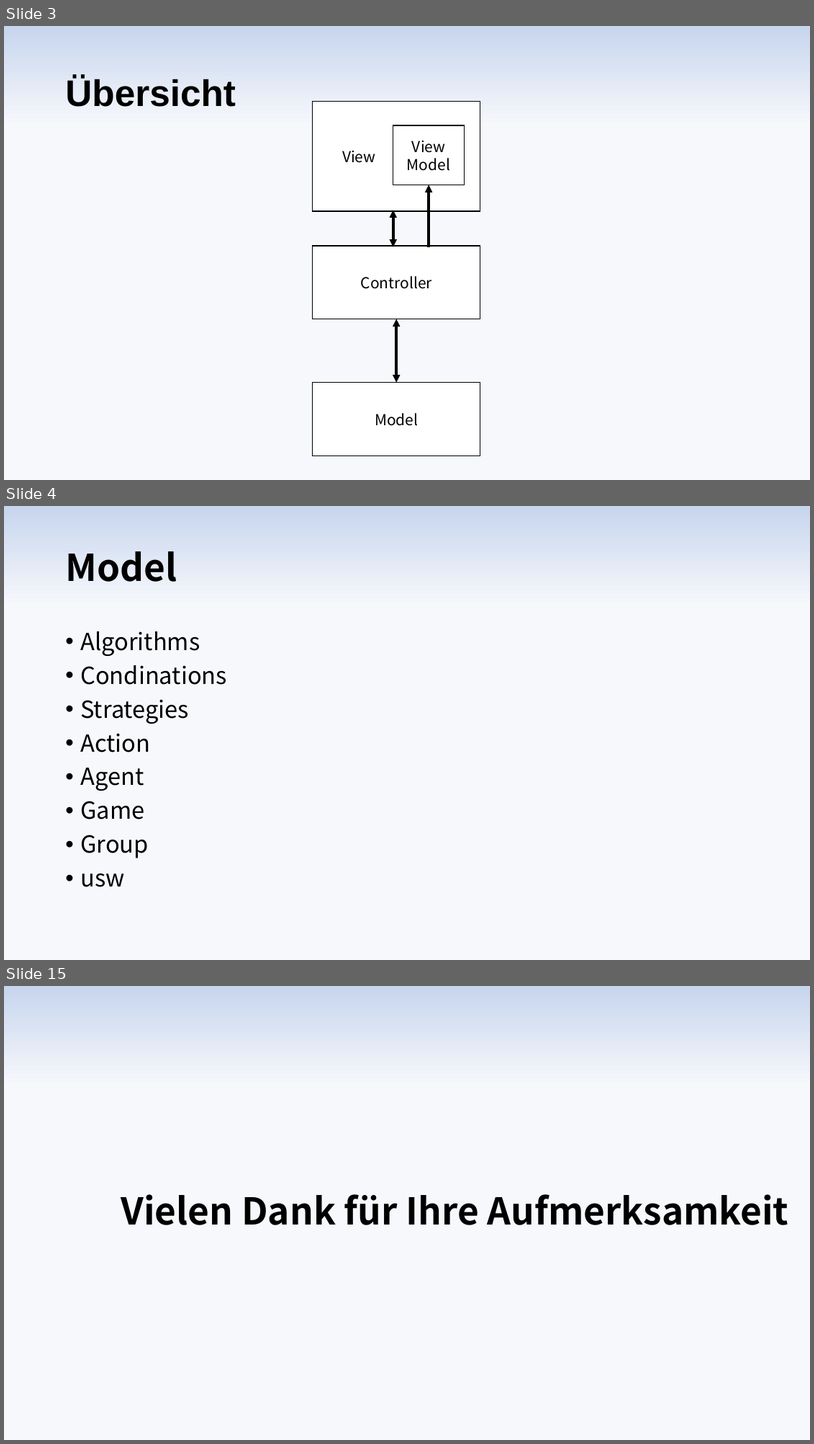
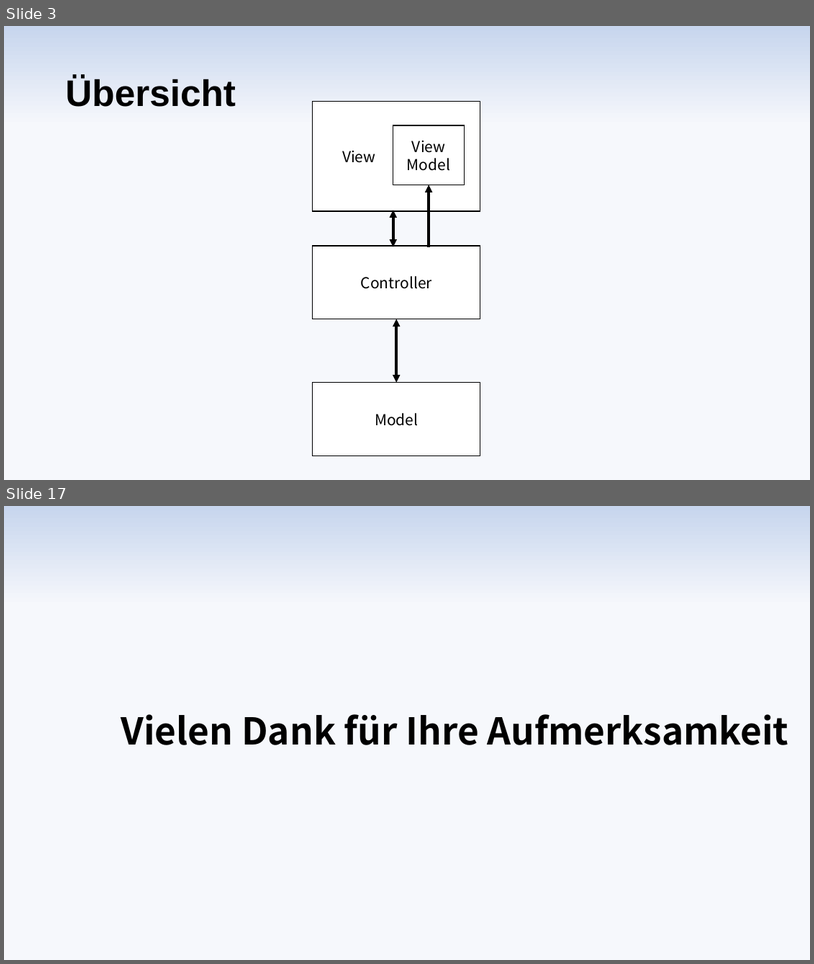
Before and after one commit to max-97/pse, a slide deck: Entwurf/Diagramme/Präsentation/Entwurfspraesentation.pptx. Shown one above the other, each under a label of ours: slides 3, 4 and 15 before the commit, slides 3 and 17 after it; the slides between them are not shown. The pictures are 814x1444 and 814x964 pixels, drawn with LibreOffice and Linux fonts; fonts in the diff are those of the drawing; background and template pictures are left out. Boxes give left, top, right and bottom in pixels: in the first picture for what was removed or moved away, otherwise in the second. Text is boxed around its words. In the diff, an @@ line names an element or a change of style, - is before the commit and + after.

```diff
--- a/Entwurf/Diagramme/Präsentation/Entwurfspraesentation.pptx
+++ b/Entwurf/Diagramme/Präsentation/Entwurfspraesentation.pptx
@@ slide 4 removed at (4, 506, 810, 960), background picture (left out) @@
@@ title removed at (65, 551, 177, 582) @@
-Model
@@ text removed at (80, 631, 227, 887) @@
-• Algorithms
-• Condinations
-• Strategies
-• Action
-• Agent
-• Game
-• Group
-• usw
@@ what was slide 15 is now slide 17 @@
```
Also in this commit, not shown: 8 slides changed, 5 slides added, 2 other slides removed, 6 other files.
